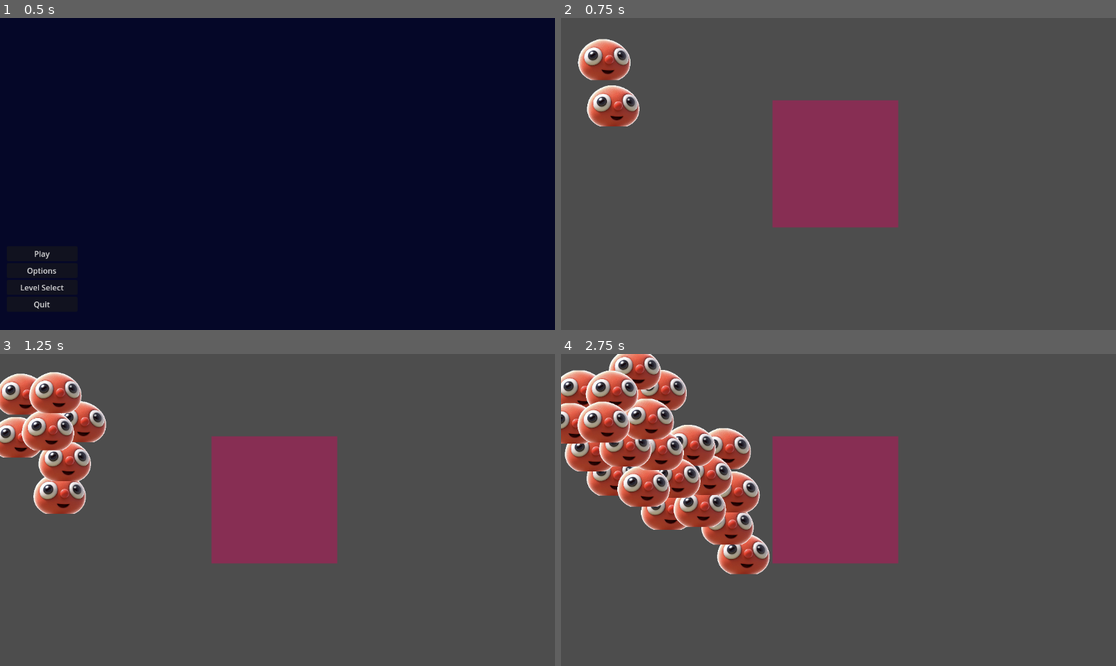
Above: before the commit, frames 1-4 (two rows, left to right).
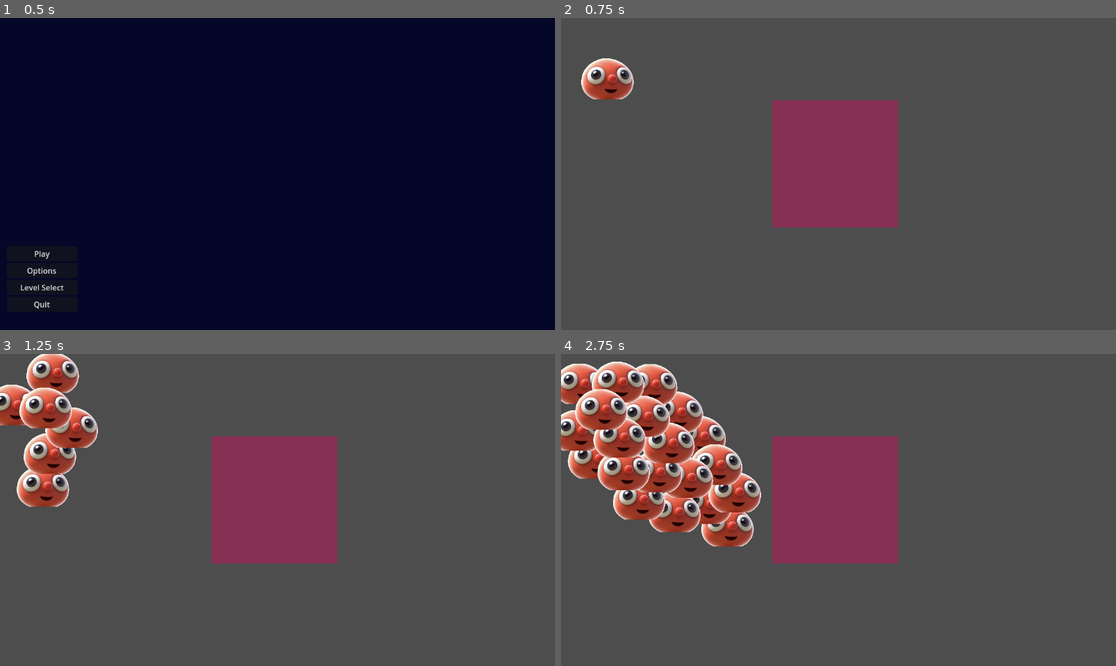
Above: after the commit, the same moments.

Repository: Joseph-Cloud/LittleGuysTheVisualExperience
Game: Godot game, scene res://Menu/Scenes/Main_menu.tscn
Two runs of this game, one before a commit and one after it. Both use one fixed random seed, a clock stepped at 60 frames per second and the inputs below.
Inputs (mouse positions are in pixels of both pictures, inside the frame that each line leads up to):
- Up to frame 1 (0.5 s): no input
- Up to frame 2 (0.75 s): click "Play" at 0.5 s
- Up to frame 3 (1.25 s): no input
- Up to frame 4 (2.75 s): move the mouse to (960, 494) at 1.27 s; move the mouse to (727, 525) at 2.02 s

Frame 1 is identical in both runs. In frame 2, 2.3% of the frame differs, in the area x 3-15%, y 6-35%; in frame 3, 6.3%; in frame 4, 13%, in the area x 0-38%, y 0-71%.

Commit message:
Added hazard feature that deletes object when collision happens

Diff:
--- a/Levels/test_level.tscn
+++ b/Levels/test_level.tscn
@@ -1,16 +1,13 @@
-[gd_scene load_steps=4 format=3 uid="uid://de54p4xke0n5l"]
+[gd_scene load_steps=3 format=3 uid="uid://de54p4xke0n5l"]
 
 [ext_resource type="PackedScene" uid="uid://sg8o6c6pi48e" path="res://LittleGuys/little_guy_handler.tscn" id="1_u4ncu"]
 [ext_resource type="PackedScene" uid="uid://2vrhhm6tycib" path="res://Hazards/env_hazards_scene.tscn" id="2_2pq50"]
-[ext_resource type="PackedScene" uid="uid://2ppn6avdljax" path="res://LittleGuys/little_guy.tscn" id="2_b6hhc"]
 
 [node name="TestLevel" type="Node2D"]
 
 [node name="LittleGuyHandler" parent="." instance=ExtResource("1_u4ncu")]
 position = Vector2(96, 116)
 
-[node name="LittleGuy" parent="LittleGuyHandler" groups=["LittleGuy"] instance=ExtResource("2_b6hhc")]
-
 [node name="Hazards" parent="." instance=ExtResource("2_2pq50")]
 
 [connection signal="body_entered" from="Hazards" to="LittleGuyHandler" method="_on_hazards_body_entered"]
--- a/Scripts/LittleGuys/little_guy.gd
+++ b/Scripts/LittleGuys/little_guy.gd
@@ -10,10 +10,3 @@
 	var mouse_position = get_viewport().get_mouse_position()
 	velocity = ( mouse_position - position ).normalized() * speed
 	move_and_slide()
-	for i in get_slide_collision_count():
-		var collision = get_slide_collision(i)
-
-
-func _on_hazards_body_entered(body):
-	if body.is_in_group("LittleGuy"):
-		print("lava hit")
--- a/Scripts/LittleGuys/little_guy_handler.gd
+++ b/Scripts/LittleGuys/little_guy_handler.gd
@@ -56,8 +56,6 @@
 func _on_kill_guy_by_id(little_guy_id):
 	remove_guy_by_id(little_guy_id)
 
-
-
 func _on_hazards_body_entered(body):
 	if body.is_in_group("LittleGuy"):
 		body.queue_free()
